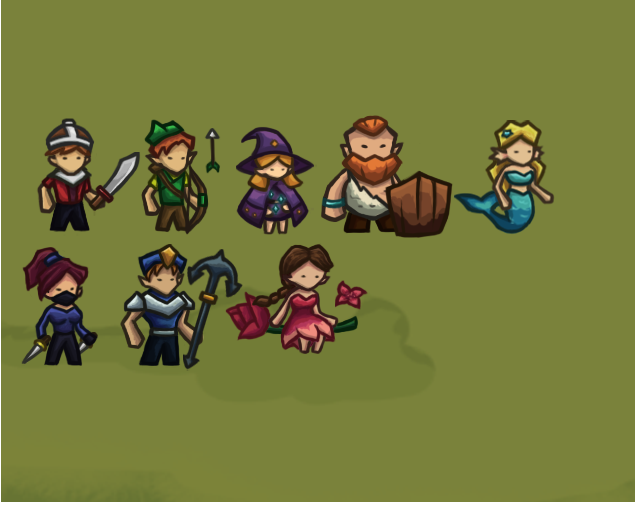
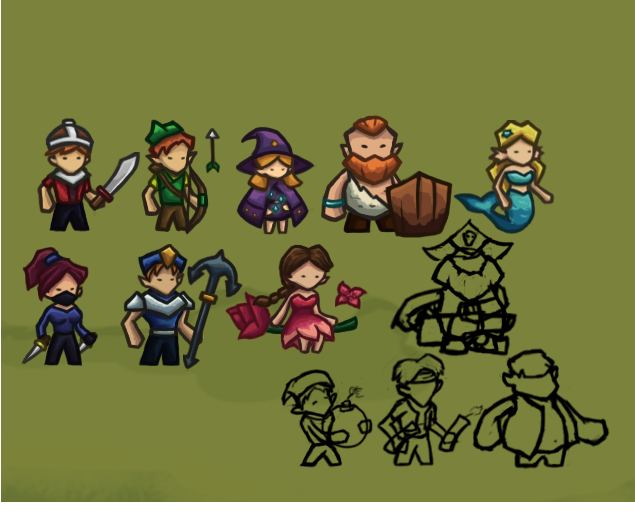
Revision of a layered 635×512 image; what changed, layer by layer:
added group "Group 57" with 5 layers above "Group 56" over [left=389, top=218, right=521, bottom=358]
added layer "Layer 135" in group "Group 57" over [left=456, top=280, right=511, bottom=326]
added layer "Layer 134" in group "Group 57" over [left=389, top=286, right=446, bottom=335]
added layer "Layer 136" in group "Group 57" over [left=421, top=218, right=515, bottom=264]
added layer "Layer 133" in group "Group 57" over [left=420, top=244, right=508, bottom=358]
added layer "Layer 127" in group "Group 57" over [left=406, top=301, right=521, bottom=358]
added group "Group 56" with 6 layers above "Group 55" over [left=405, top=347, right=610, bottom=470]
added layer "Layer 129" in group "Group 56" over [left=551, top=385, right=610, bottom=448]
added layer "Layer 128" in group "Group 56" over [left=471, top=392, right=519, bottom=452]
added layer "Layer 124" in group "Group 56" over [left=499, top=347, right=581, bottom=470]
added group "Group 55" with 4 layers above "Group 53" over [left=280, top=369, right=373, bottom=470]
added layer "Layer 120" in group "Group 55" over [left=320, top=385, right=369, bottom=450]
added layer "Layer 118" in group "Group 55" over [left=280, top=369, right=363, bottom=470]
added group "Group 53" with 7 layers above "unit_fairy" over [left=377, top=350, right=485, bottom=467]
added layer "Layer 123 copy" in group "Group 53" over [left=382, top=416, right=438, bottom=456]
added layer "Layer 123" in group "Group 53" over [left=437, top=404, right=485, bottom=454]
added group "Group 54" with 4 layers in group "Group 53" over [left=377, top=350, right=461, bottom=467]
added layer "Layer 114" in group "Group 54" over [left=377, top=399, right=414, bottom=456]
added layer "Layer 113" in group "Group 54" over [left=380, top=350, right=455, bottom=440]
…and 5 more changes (4 added, 1 painted)
